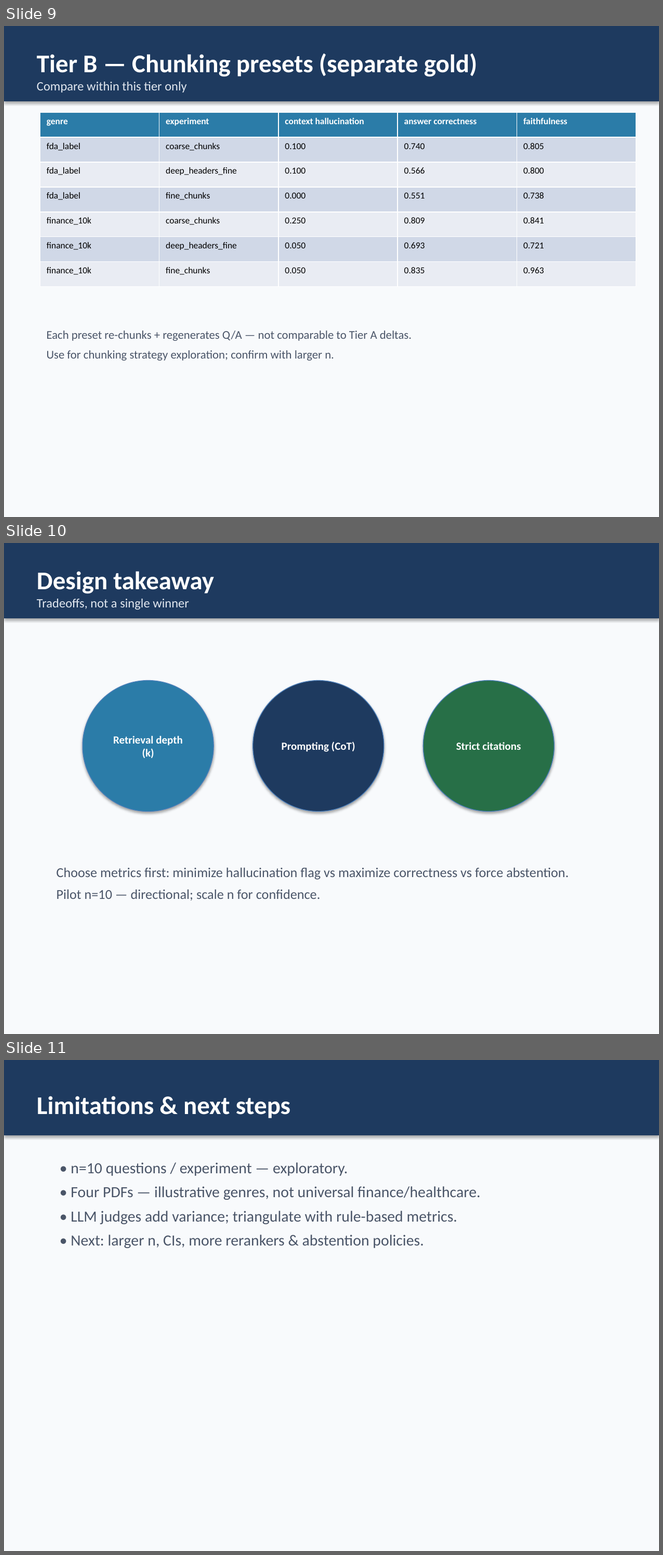
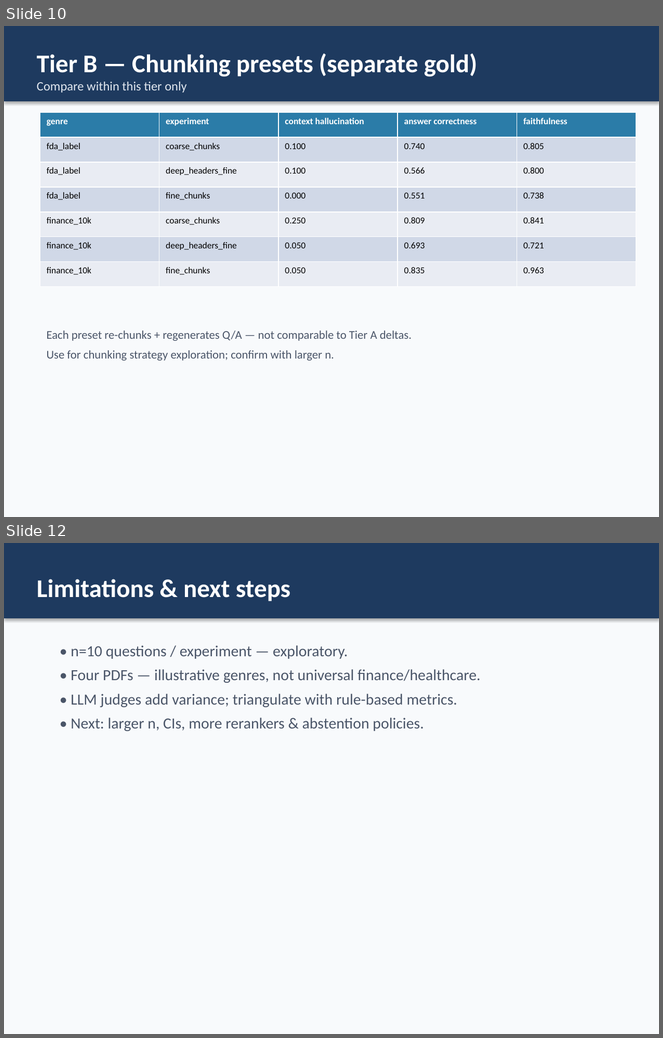
Before and after one commit to TrevorConnolly/FinanceQAHallucinations, a slide deck: outputs/presentation/RAG_Hallucination_Capstone.pptx. Shown one above the other, each under a label of ours: slides 9, 10 and 11 before the commit, slides 10 and 12 after it; the slides between them are not shown. The pictures are 663x1555 and 663x1038 pixels, drawn with LibreOffice and Linux fonts; fonts in the diff are those of the drawing. Boxes give left, top, right and bottom in pixels: in the first picture for what was removed or moved away, otherwise in the second. Text is boxed around its words. In the diff, an @@ line names an element or a change of style, - is before the commit and + after.

```diff
--- a/outputs/presentation/RAG_Hallucination_Capstone.pptx
+++ b/outputs/presentation/RAG_Hallucination_Capstone.pptx
@@ slide 10 removed at (4,543,659,1034), background #F8FAFC @@
@@ rectangle removed at (4,543,659,618) @@
-Design takeaway
-Tradeoffs, not a single winner
@@ ellipse removed at (83,681,214,812) @@
-Retrieval depth (k)
@@ ellipse removed at (253,681,384,812) @@
-Prompting (CoT)
@@ ellipse removed at (423,681,554,812) @@
-Strict citations
@@ text removed at (57,868,569,901) @@
-Choose metrics first: minimize hallucination flag vs maximize correctness vs force abstention.
-Pilot n=10 — directional; scale n for confidence.
@@ what was slide 9 is now slide 10 @@
@@ what was slide 11 is now slide 12 @@
```
Also in this commit, not shown: 2 slides changed, 4 slides added, 2 other slides removed, 1 other file.
